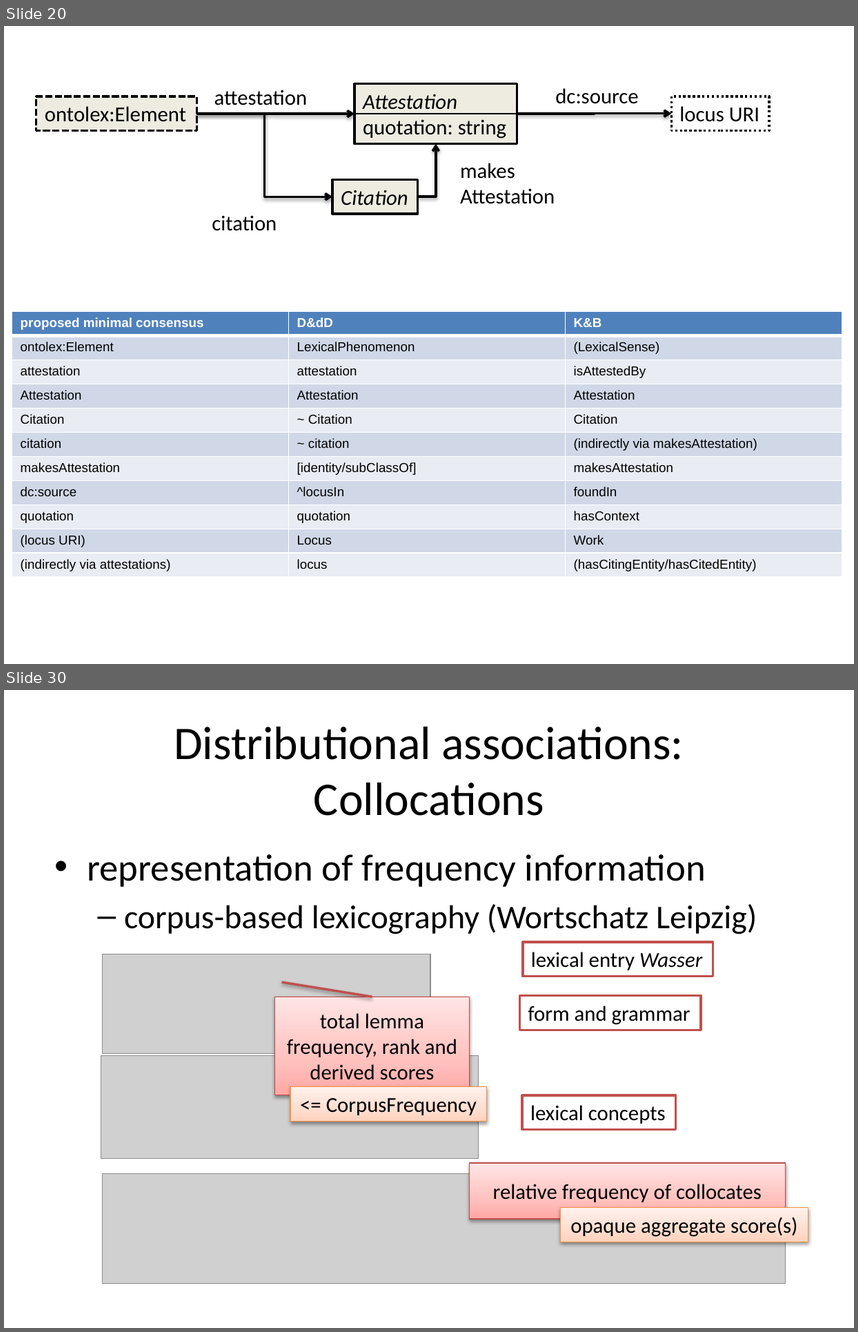
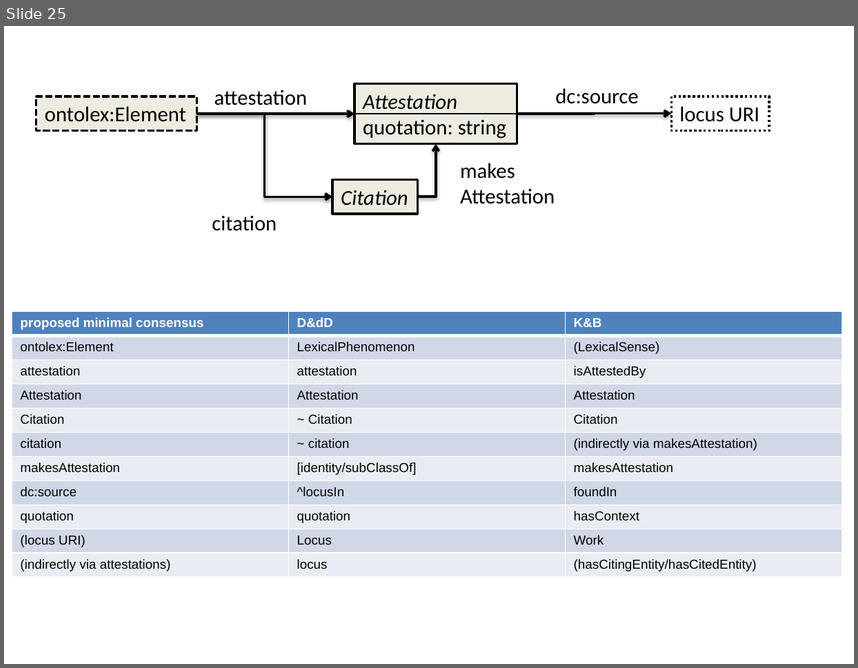
Before and after one commit to ontolex/frequency-attestation-corpus-information, a slide deck: doc/ontolex-f2f-leipzig-may2019.pptx. Shown one above the other, each under a label of ours: slides 20 and 30 before the commit, slide 25 after it; the slides between them are not shown. The pictures are 858x1332 and 858x668 pixels, drawn with LibreOffice and Linux fonts; fonts in the diff are those of the drawing; grey boxes stand for pictures. Boxes give left, top, right and bottom in pixels: in the first picture for what was removed or moved away, otherwise in the second. Text is boxed around its words. In the diff, an @@ line names an element or a change of style, - is before the commit and + after.

```diff
--- a/doc/ontolex-f2f-leipzig-may2019.pptx
+++ b/doc/ontolex-f2f-leipzig-may2019.pptx
@@ slide 30 removed at box(4, 690, 854, 1328), background #FFFFFF @@
@@ title removed at box(174, 727, 684, 816) @@
-Distributional associations: Collocations
@@ text removed at box(87, 854, 757, 934) @@
-• representation of frequency information
-  – corpus-based lexicography (Wortschatz Leipzig)
@@ picture removed at box(103, 954, 430, 1054) @@
@@ rectangle removed at box(523, 942, 713, 976) @@
-lexical entry Wasser
@@ rectangle removed at box(275, 997, 469, 1096) @@
-total lemma frequency, rank and derived scores
@@ line removed from (282, 983) to (372, 997) @@
@@ rectangle removed at box(520, 995, 701, 1029) @@
-form and grammar
@@ picture removed at box(101, 1056, 478, 1159) @@
@@ rectangle removed at box(290, 1087, 487, 1121) @@
-<= CorpusFrequency
@@ rectangle removed at box(522, 1094, 675, 1129) @@
-lexical concepts
@@ rectangle removed at box(469, 1163, 785, 1219) @@
-relative frequency of collocates
@@ picture removed at box(103, 1174, 785, 1283) @@
@@ rectangle removed at box(561, 1207, 808, 1241) @@
-opaque aggregate score(s)
@@ what was slide 20 is now slide 25 @@
```
Also in this commit, not shown: 22 slides changed, 27 slides added, 49 other slides removed.
